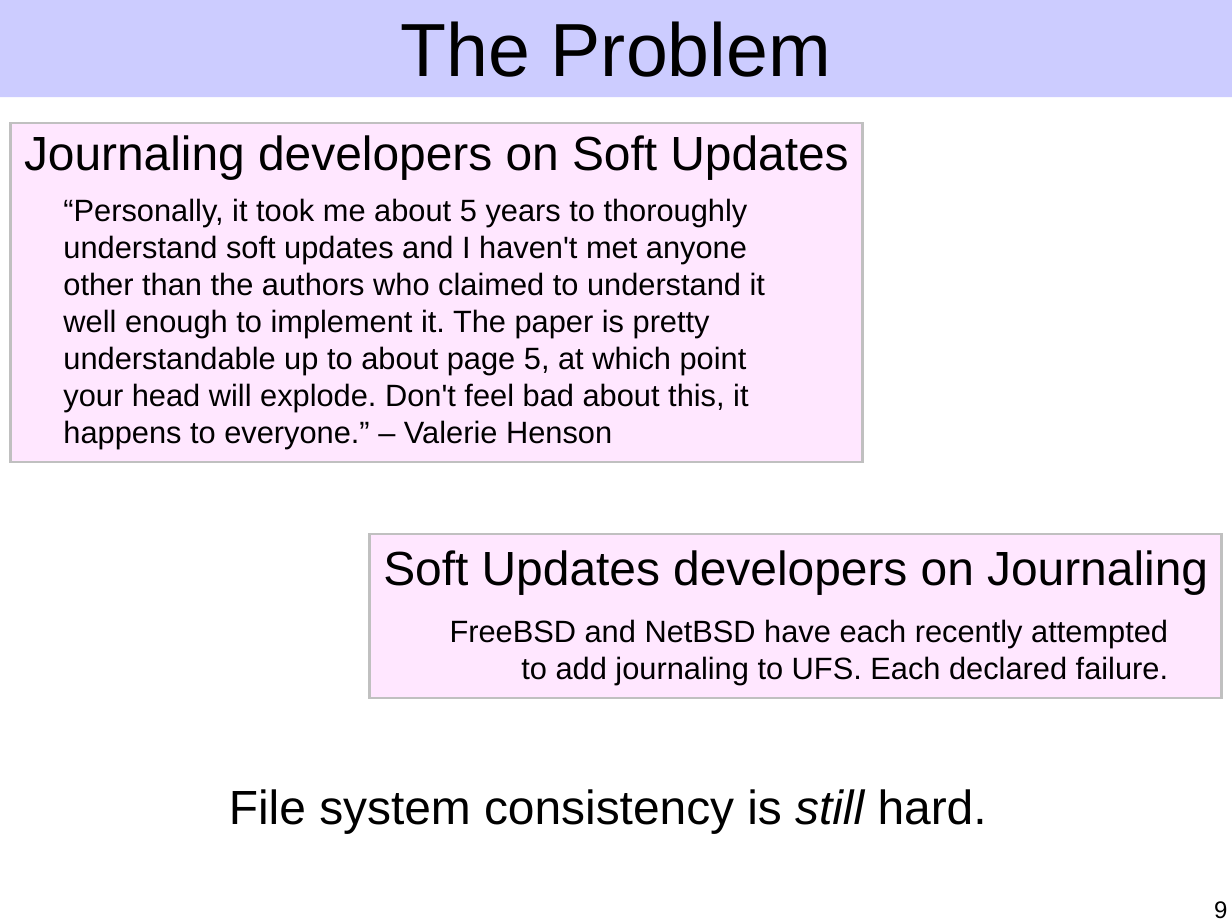
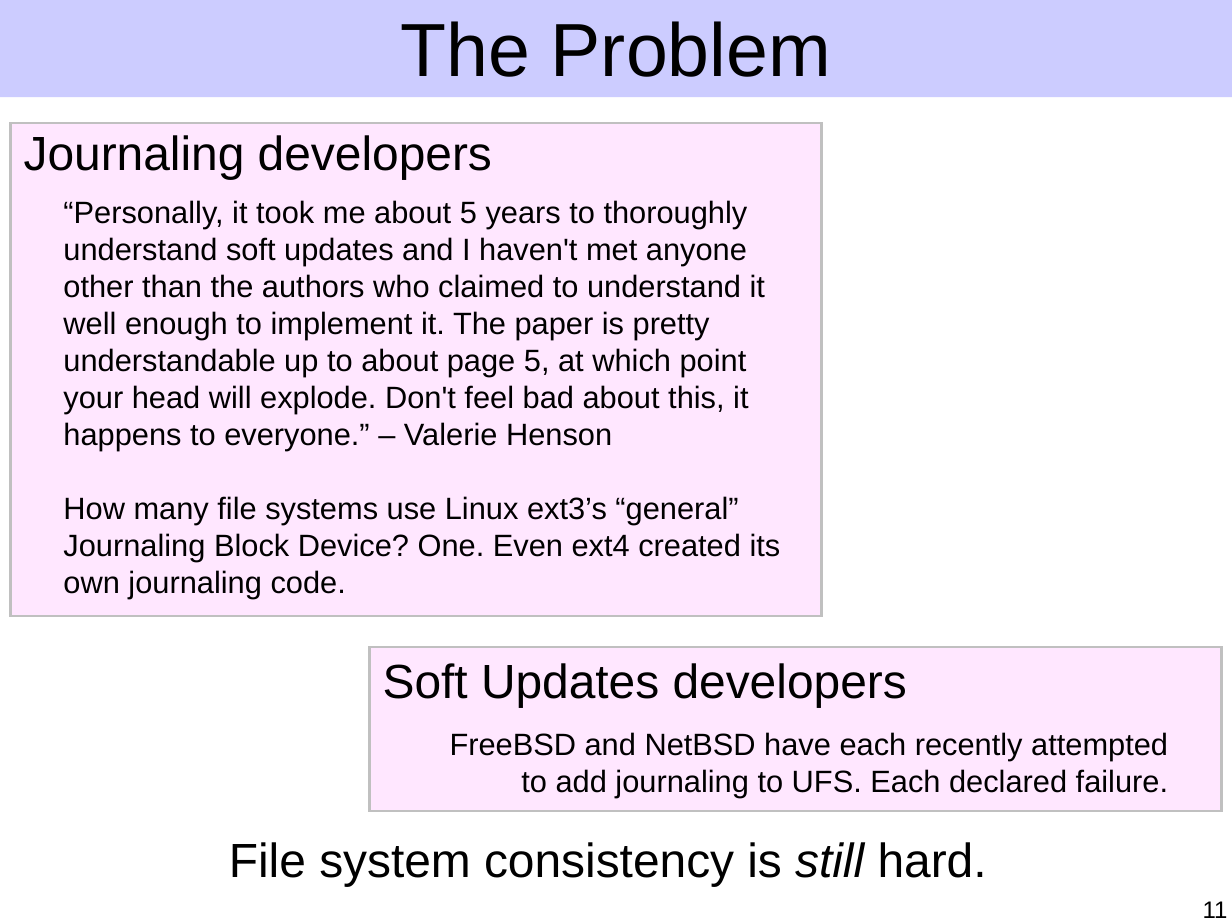
Before and after one commit to ucla-readable/fstitch-doc, a slide deck: slide 11 of sosp/pres.ppt (slide 9 before the commit). Drawn at 1232x924 pixels with LibreOffice and Linux fonts; fonts in the diff are those of the drawing. Boxes give left, top, right and bottom in pixels: in the first picture for what was removed or moved away, otherwise in the second. Text is boxed around its words. In the diff, an @@ line names an element or a change of style, - is before the commit and + after.

```diff
--- a/sosp/pres.ppt
+++ b/sosp/pres.ppt
@@ rectangle: place and size @@
-rectangle at (10, 123, 862, 462)
+rectangle at (10, 123, 821, 616)
@@ text at (24, 135, 492, 179): text changed @@
-Journaling developers on Soft Updates
+Journaling developers
@@ text at (63, 496, 781, 598): paragraph added @@
+How many file systems use Linux ext3’s “general” Journaling Block Device? One. Even ext4 created its own journaling code.
@@ rectangle: place and size @@
-rectangle at (370, 533, 1222, 697)
+rectangle at (370, 647, 1222, 811)
@@ text at (383, 663, 907, 707): text changed @@
-Soft Updates developers on Journaling
+Soft Updates developers
@@ text "FreeBSD and NetBSD have each ...": place and size @@
-text "FreeBSD and NetBSD have each ..." at (450, 619, 1168, 685)
+text "FreeBSD and NetBSD have each ..." at (450, 732, 1168, 798)
@@ text "File system consistency is still ...": place and size @@
-text "File system consistency is still ..." at (229, 789, 987, 833)
+text "File system consistency is still ..." at (229, 842, 987, 886)
@@ page number at (1203, 901, 1228, 918): text changed @@
-9
+11
```
Also in this commit, not shown: 9 other slides changed, 2 slides added, 4 slides removed.
